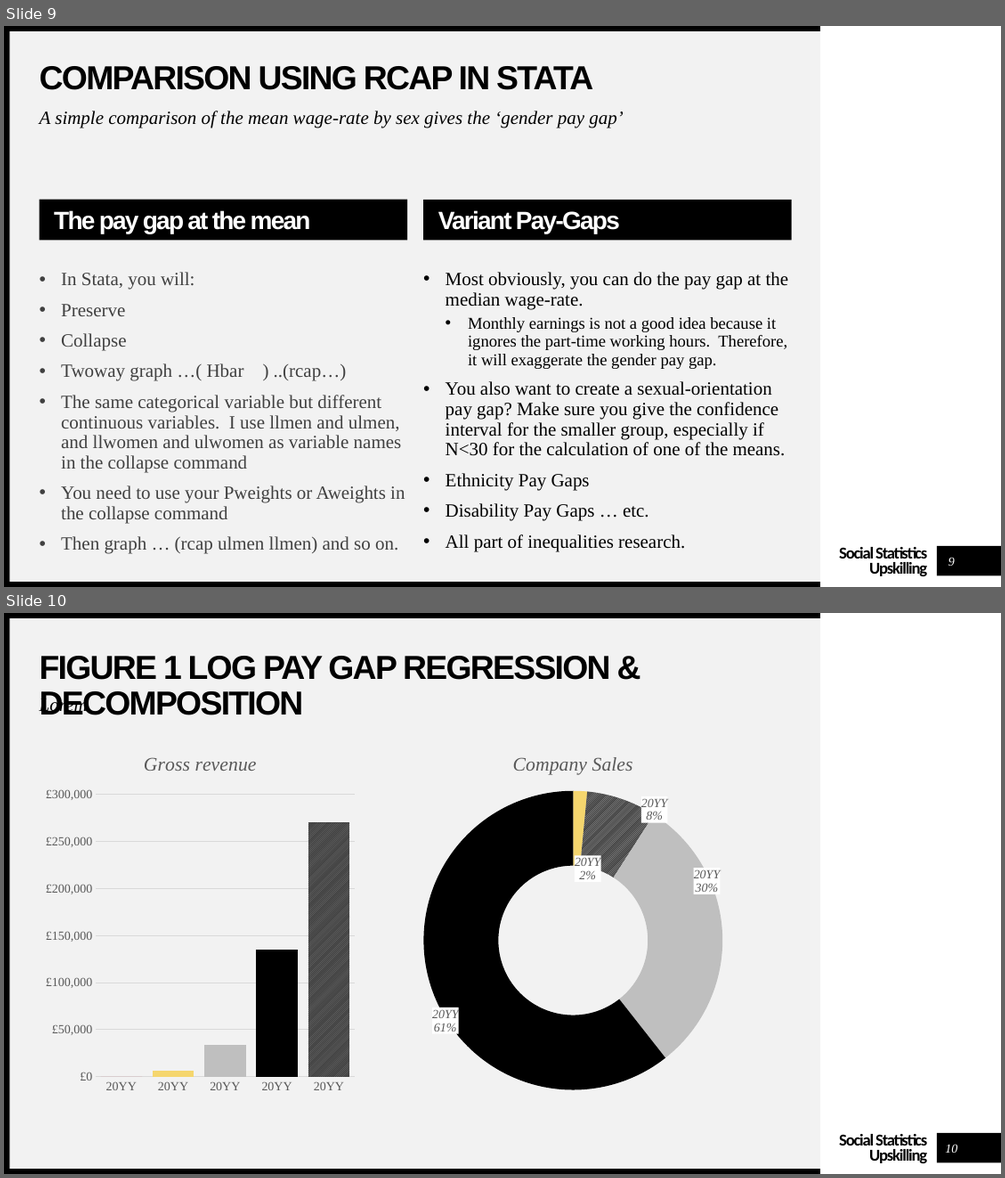
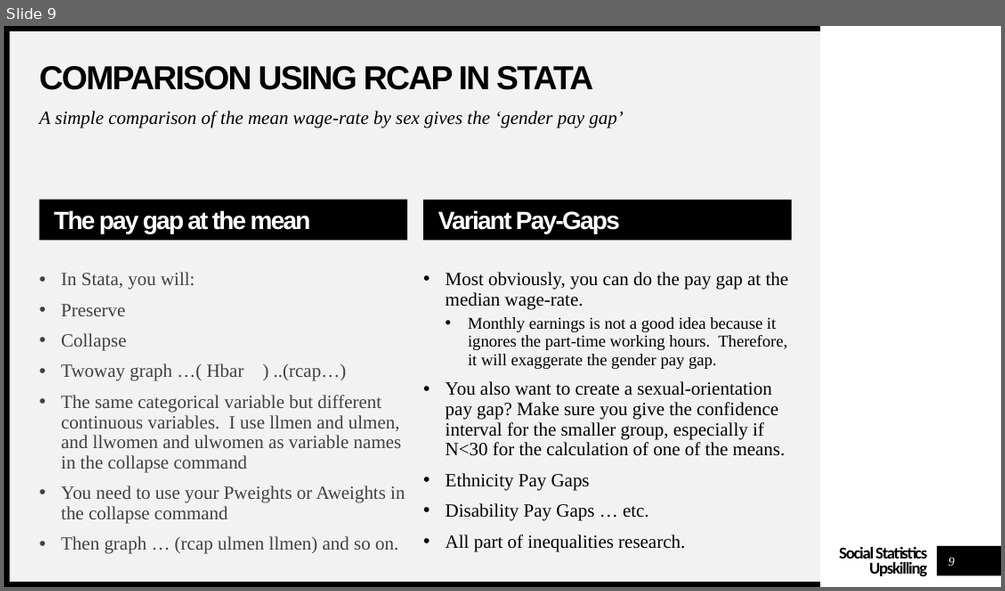
Before and after one commit to WendyOlsen/Upskilling2024, a slide deck: Pay Gap presentation.pptx. Shown one above the other, each under a label of ours: slides 9 and 10 before the commit, slide 9 after it. The pictures are 1005x1178 and 1005x591 pixels, drawn with LibreOffice and Linux fonts; fonts in the diff are those of the drawing. Boxes give left, top, right and bottom in pixels: in the first picture for what was removed or moved away, otherwise in the second. Text is boxed around its words. In the diff, an @@ line names an element or a change of style, - is before the commit and + after.

```diff
--- a/Pay Gap presentation.pptx
+++ b/Pay Gap presentation.pptx
@@ slide 10 removed at bbox=[4, 613, 1001, 1174], background #FFFFFF; not listed: 6 template elements that a slide beside it also shows @@
@@ title removed at bbox=[40, 656, 611, 715] @@
-FIGURE 1 LOG PAY GAP REGRESSION & DECOMPOSITION
@@ text removed at bbox=[40, 697, 88, 715] @@
-Lorem
@@ column chart removed at bbox=[39, 737, 362, 1100] @@
-title "Gross revenue "
-categories: 20YY, 20YY, 20YY, 20YY, 20YY
-Series 1: 0, 7000, 34000, 135000, 270000
@@ doughnut chart removed at bbox=[408, 737, 738, 1100] @@
-title "Company Sales "
-categories: 20YY, 20YY, 20YY, 20YY, 20YY
-Series 1: 0, 2, 8, 30, 61
@@ page number removed at bbox=[945, 1143, 957, 1152] @@
-10
```
Also in this commit, not shown: 6 slides changed, 4 slides added, 2 other slides removed, 1 other file.
